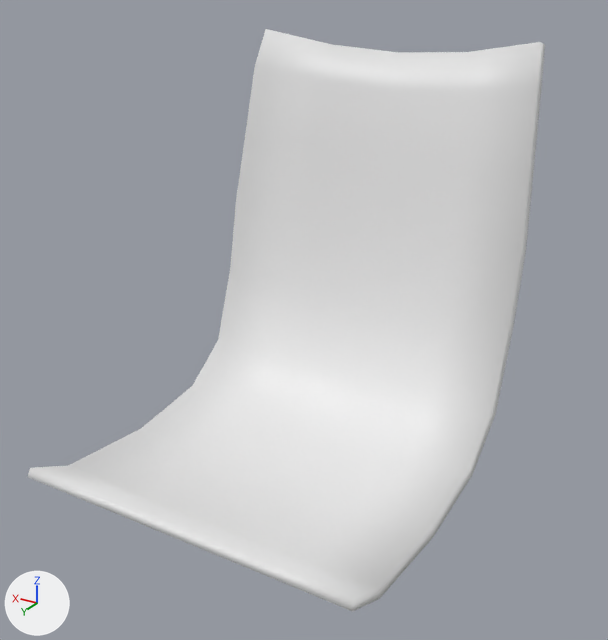
The glTF model outputs/stadium-pilot/public/stadium-seat.glb, before and after one commit.
Camera for both pictures: a 50 mm camera at (-0.517, 0.848, 0.621) aimed at (-0.013, 0.008, 0.201). Arrows for +X, +Y and +Z are at lower left; the lights stay in place. The older version comes first.

The scene before the commit, as lines of its bpy script (objects in view):
```python
me_seat_shell_001 = bpy.data.meshes.new('Seat shell.001')
me_seat_shell_001.from_pydata(...)  # 100 vertices, 196 faces; spans x -0.228..0.228, y -0.281..0.27, z -0.037..0.525
ob_stadium_seat = bpy.data.objects.new('Stadium seat', me_seat_shell_001)
ob_stadium_seat.location = (0.0, 0.0, 0.0)
```
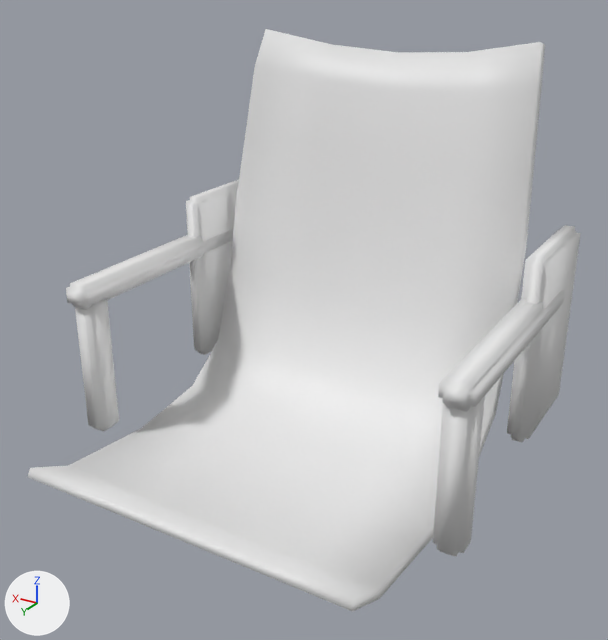
Location of each change, [x1, y1, x2, y2] in pixels of the pictures (608 x 640 px):
'Stadium seat', reshaped (7% wider)
    before: [27, 29, 545, 612]
    after: [27, 29, 581, 612]
part 1 of me_seat_shell_001, added
    after: [438, 291, 565, 412]
part 2 of me_seat_shell_001, added
    after: [433, 397, 485, 557]
part 3 of me_seat_shell_001, added
    after: [507, 225, 581, 443]
part 4 of me_seat_shell_001, added
    after: [66, 230, 233, 310]
part 5 of me_seat_shell_001, added
    after: [75, 299, 119, 432]
part 6 of me_seat_shell_001, added
    after: [186, 179, 239, 355]

Diff of the bpy script that builds the scene:
```diff
--- a/outputs/stadium-pilot/public/stadium-seat.glb.py
+++ b/outputs/stadium-pilot/public/stadium-seat.glb.py
@@ me_seat_shell_001 @@
 # used by ob_stadium_seat; location = (0.0, 0.0, 0.0)
-me_seat_shell_001.from_pydata(...)  # 100 vertices, 196 faces; spans x -0.228..0.228, y -0.281..0.27, z -0.037..0.525
+me_seat_shell_001.from_pydata(...)  # 292 vertices, 556 faces; spans x -0.282..0.282, y -0.281..0.27, z -0.037..0.525
+# me_seat_shell_001 part 1: a new loose piece of 32 vertices spanning x -0.282..-0.242, y -0.21..0.13, z 0.199..0.231
+# me_seat_shell_001 part 2: a new loose piece of 32 vertices spanning x -0.28..-0.244, y 0.08..0.12, z 0.01..0.21
+# me_seat_shell_001 part 3: a new loose piece of 32 vertices spanning x -0.277..-0.247, y -0.28..-0.12, z 0.03..0.29
+# me_seat_shell_001 part 4: a new loose piece of 32 vertices spanning x 0.242..0.282, y -0.21..0.13, z 0.199..0.231
+# me_seat_shell_001 part 5: a new loose piece of 32 vertices spanning x 0.244..0.28, y 0.08..0.12, z 0.01..0.21
+# me_seat_shell_001 part 6: a new loose piece of 32 vertices spanning x 0.247..0.277, y -0.28..-0.12, z 0.03..0.29
```
